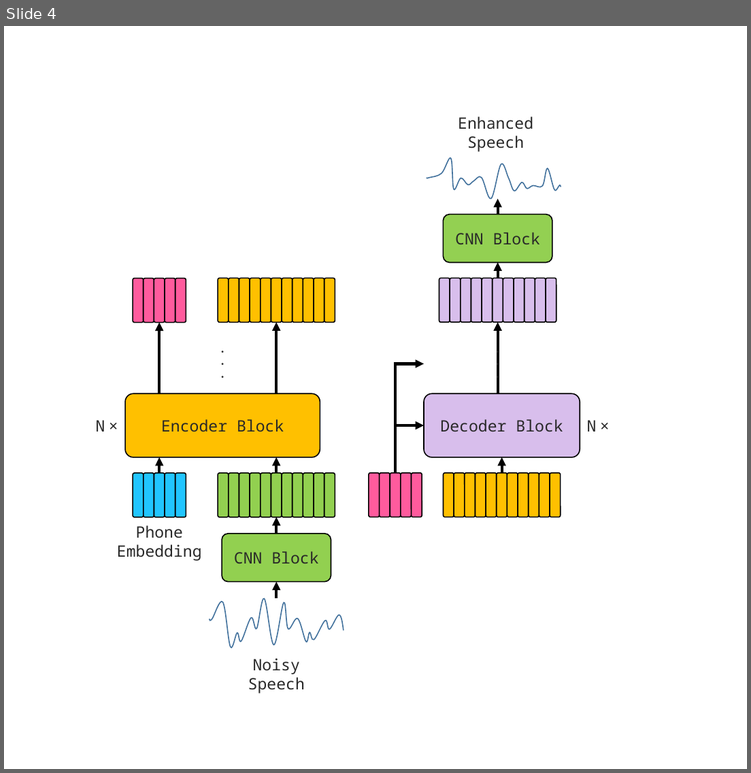
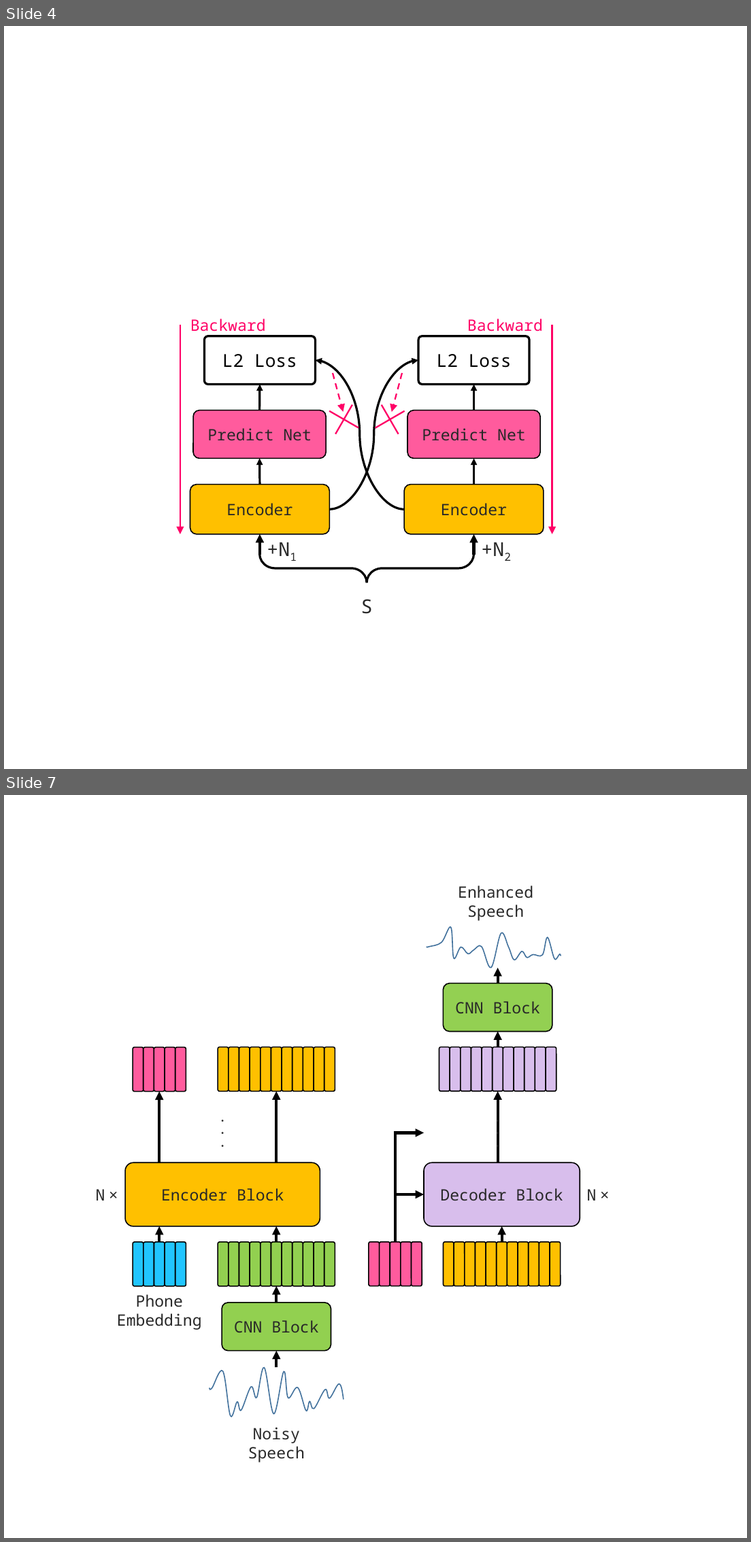
Before and after one commit to toonnyy8/ncku, a slide deck: hw3/img/img.pptx. Shown one above the other, each under a label of ours: slide 4 before the commit, slides 4 and 7 after it; the slides between them are not shown. The pictures are 751x773 and 751x1542 pixels, drawn with LibreOffice and Linux fonts; fonts in the diff are those of the drawing. Boxes give left, top, right and bottom in pixels: in the first picture for what was removed or moved away, otherwise in the second. Text is boxed around its words. In the diff, an @@ line names an element or a change of style, - is before the commit and + after.

```diff
--- a/hw3/img/img.pptx
+++ b/hw3/img/img.pptx
@@ slide 4 added at bbox=[4, 26, 747, 769], background #FFFFFF @@
@@ arrow added from (180, 325) to (180, 534), #FF0066 3.5 pt @@
@@ text added at bbox=[190, 318, 266, 331], 36 pt, text #FF0066 @@
+Backward
@@ text added at bbox=[467, 318, 543, 331], 36 pt, text #FF0066 @@
+Backward
@@ arrow added from (552, 325) to (552, 534), #FF0066 3.5 pt @@
@@ rounded rectangle added at bbox=[204, 336, 315, 384], outline #000000 5 pt, 40.8 pt, text #000000 @@
+L2 Loss
@@ rounded rectangle added at bbox=[418, 336, 529, 384], outline #000000 5 pt, 40.8 pt, text #000000 @@
+L2 Loss
@@ curved arrow added from (404, 509) to (315, 360), #000000 5 pt @@
@@ curved arrow added from (330, 509) to (418, 360), #000000 5 pt @@
@@ arrow added from (260, 410) to (260, 384), #000000 5 pt @@
@@ arrow added from (332, 373) to (343, 412), #FF0066 3.5 pt dashed @@
@@ arrow added from (402, 373) to (392, 412), #FF0066 3.5 pt dashed @@
@@ arrow added from (474, 410) to (474, 384), #000000 5 pt @@
@@ rounded rectangle added at bbox=[193, 410, 326, 458], fill #FF5B9D, outline #000000 2.5 pt, 36 pt, text #282828 @@
+Predict Net
@@ plus added at bbox=[321, 396, 366, 442], fill #FF0066 @@
@@ plus added at bbox=[366, 396, 413, 442], fill #FF0066 @@
@@ rounded rectangle added at bbox=[407, 410, 540, 458], fill #FF5B9D, outline #000000 2.5 pt, 36 pt, text #282828 @@
+Predict Net
@@ arrow added from (260, 484) to (260, 458), #000000 5 pt @@
@@ arrow added from (474, 484) to (474, 458), #000000 5 pt @@
@@ rounded rectangle added at bbox=[190, 484, 330, 534], fill #FFC000, outline #000000 2.5 pt, 36 pt, text #282828 @@
+Encoder
@@ rounded rectangle added at bbox=[404, 484, 543, 534], fill #FFC000, outline #000000 2.5 pt, 36 pt, text #282828 @@
+Encoder
@@ arrow added from (260, 554) to (260, 534), #000000 6.5 pt @@
@@ rounded rectangle added at bbox=[260, 531, 304, 571], 44 pt, text #282828 @@
++N1
@@ arrow added from (474, 554) to (474, 534), #000000 6.5 pt @@
@@ rounded rectangle added at bbox=[474, 531, 518, 571], 44 pt, text #282828 @@
++N2
@@ right brace added at bbox=[260, 554, 473, 582], outline #000000 5 pt @@
@@ text added at bbox=[361, 599, 373, 614], 44 pt, text #282828 @@
+S
@@ what was slide 4 is now slide 7 @@
```
Also in this commit, not shown: 3 slides changed, 2 other slides added, 14 other files.
